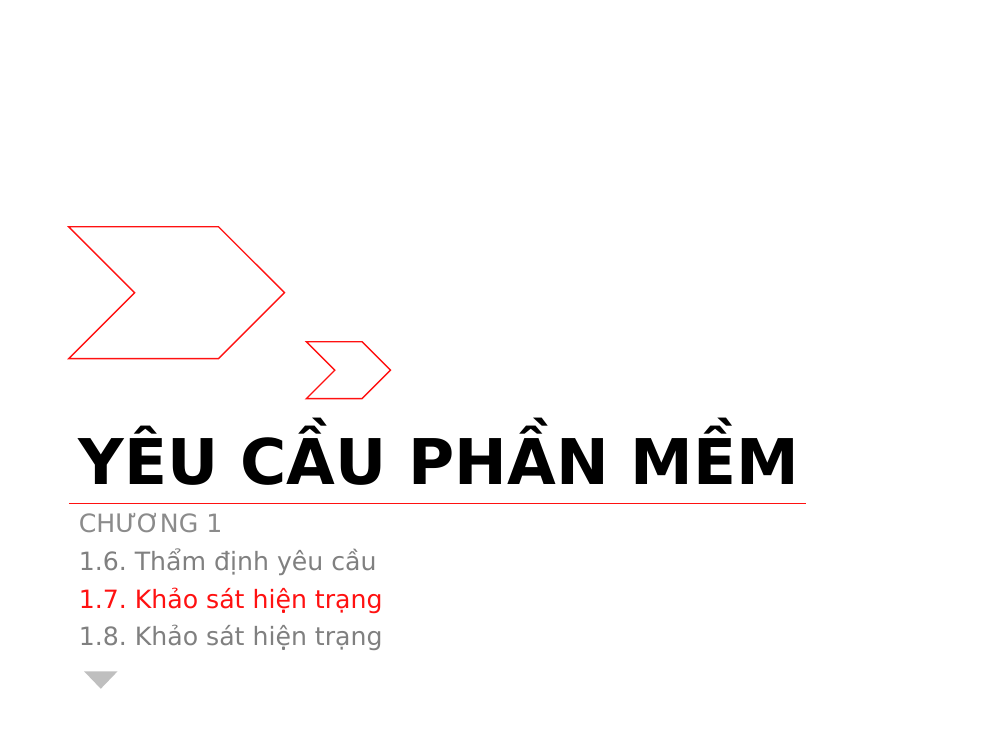
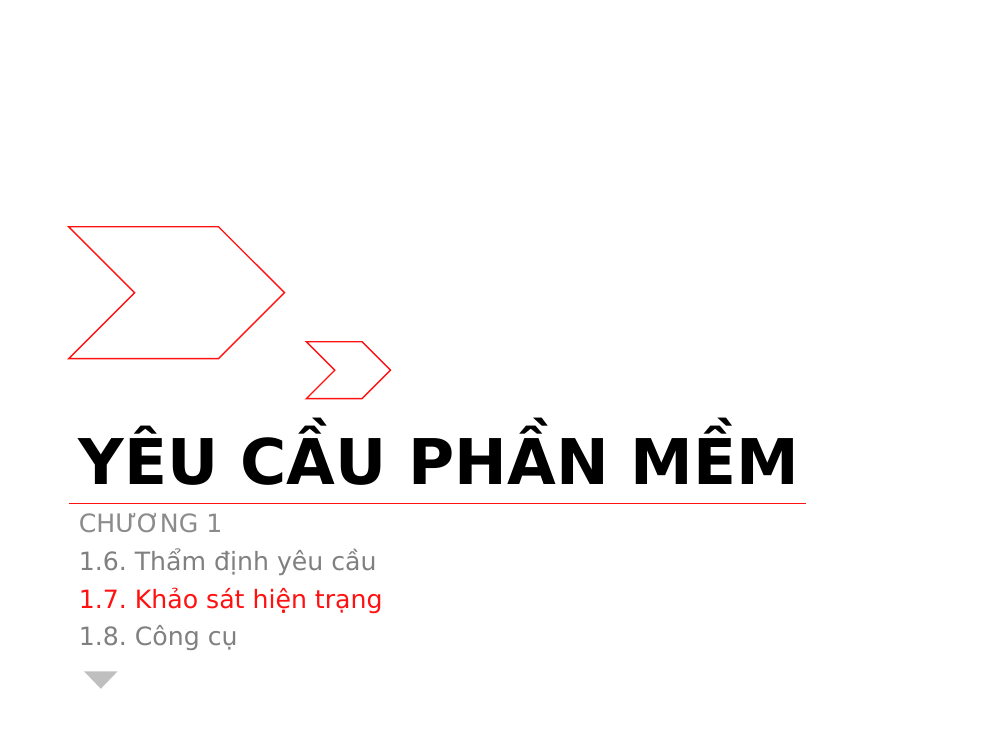
Before and after one commit to riverspart/uet-adv-sw-engineering, a slide deck: slide 22 of slide/dev/chapter_1/slide.pptx (slide 21 before the commit). Drawn at 1008x756 pixels with LibreOffice and Linux fonts; fonts in the diff are those of the drawing. Boxes give left, top, right and bottom in pixels: in the first picture for what was removed or moved away, otherwise in the second. Text is boxed around its words. In the diff, an @@ line names an element or a change of style, - is before the commit and + after.

```diff
--- a/slide/dev/chapter_1/slide.pptx
+++ b/slide/dev/chapter_1/slide.pptx
@@ text at (x1=79, y1=625, x2=238, y2=650): text changed @@
-1.8. Khảo sát hiện trạng
+1.8. Công cụ
```
Also in this commit, not shown: 1 other slide changed, 6 slides added.
